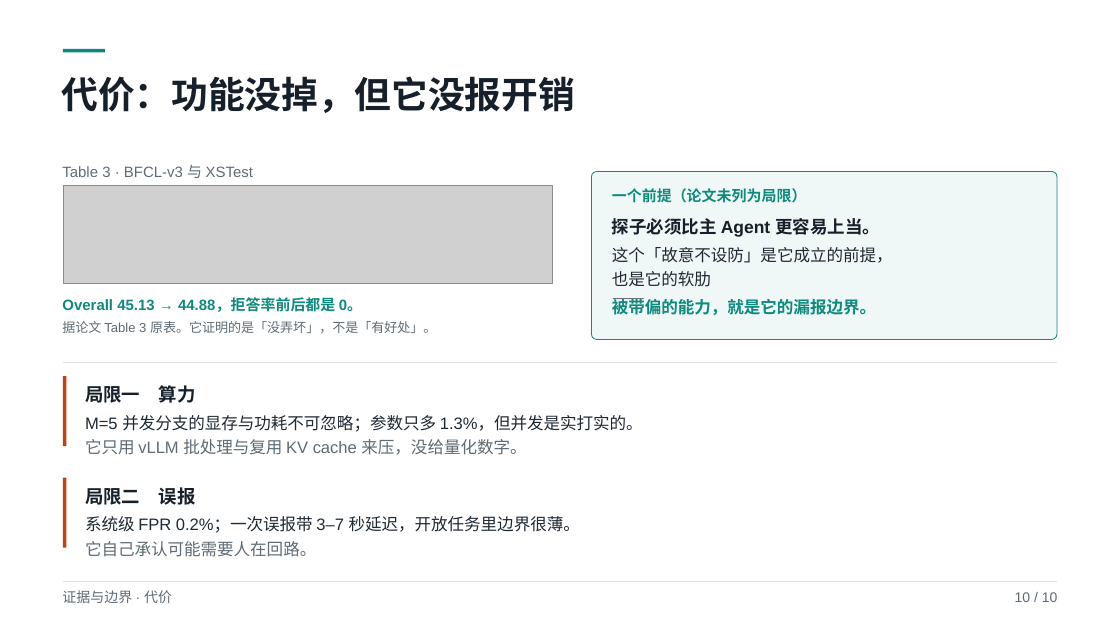
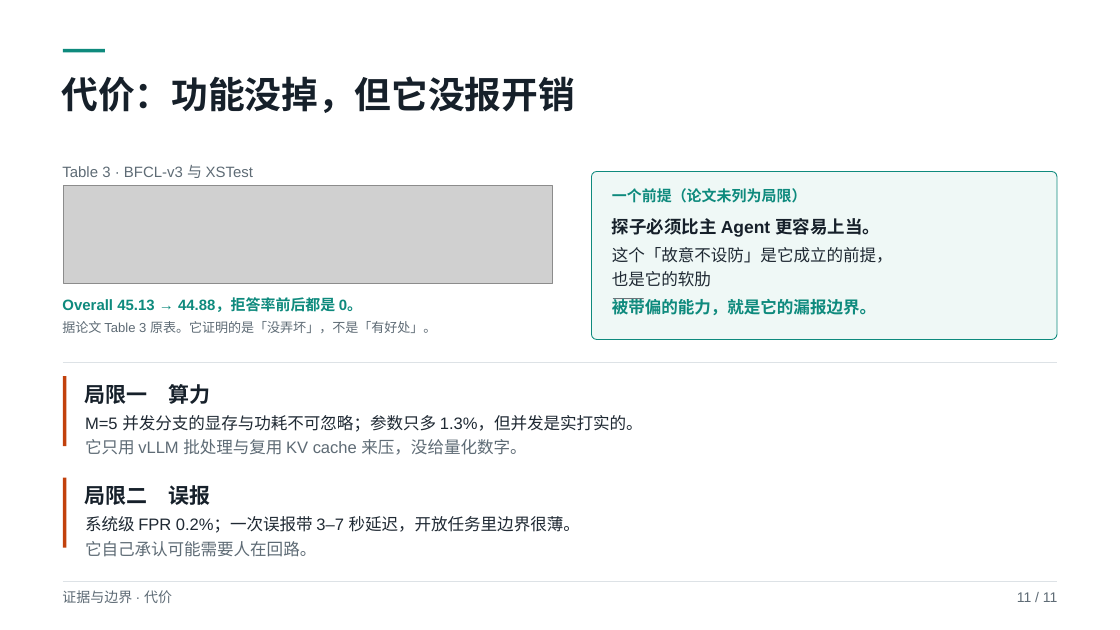
Before and after one commit to yiiiiiii1/multi-agent-remote-sensing, a slide deck: slide 11 of 阶段2-卫星多智能体防御/presentations/SSH精读.pptx (slide 10 before the commit). Drawn at 1120x630 pixels with LibreOffice and Linux fonts; fonts in the diff are those of the drawing; grey boxes stand for pictures. Boxes give left, top, right and bottom in pixels: in the first picture for what was removed or moved away, otherwise in the second. Text is boxed around its words. In the diff, an @@ line names an element or a change of style, - is before the commit and + after.

```diff
--- a/阶段2-卫星多智能体防御/presentations/SSH精读.pptx
+++ b/阶段2-卫星多智能体防御/presentations/SSH精读.pptx
@@ text "局限一 算力" at (85, 384, 211, 404): size 15.8 to 18 pt @@
@@ text "局限二 误报" at (85, 485, 211, 505): size 15.8 to 18 pt @@
@@ text at (1017, 592, 1058, 602): text changed @@
-10 / 10
+11 / 11
```
Also in this commit, not shown: 9 other slides changed, 1 slide added, 41 other files.
